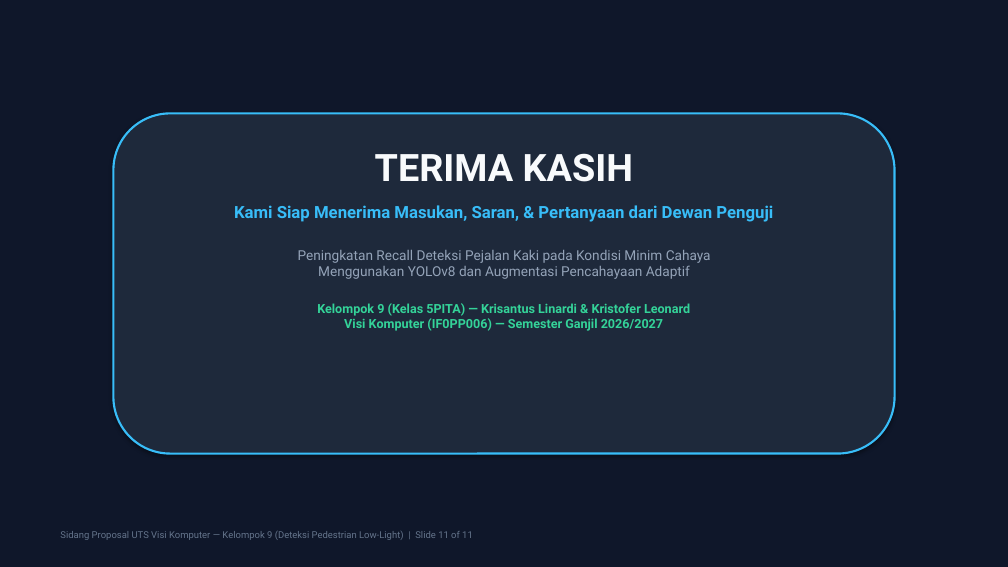
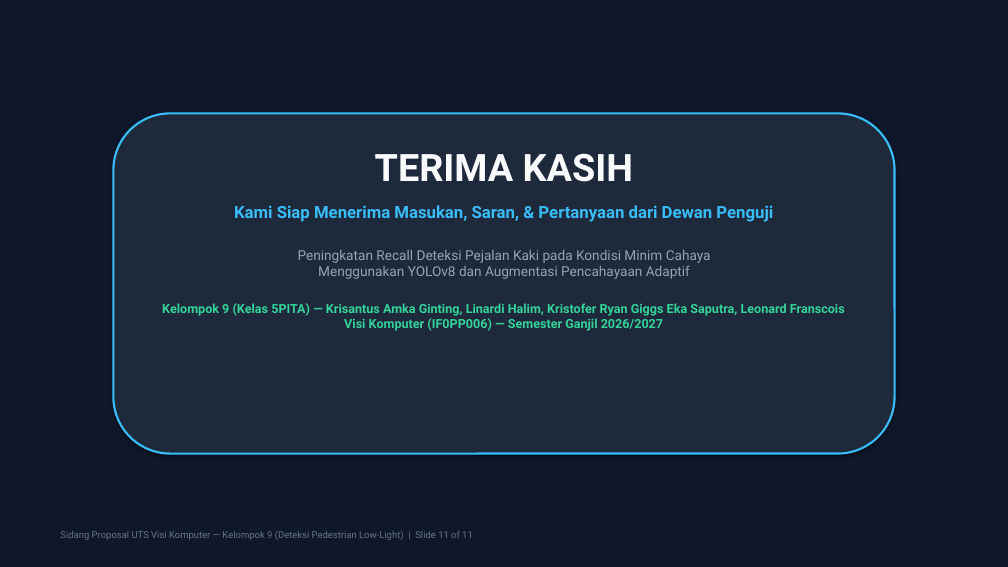
Before and after one commit to artstzyy780/comvis-project-kelompok-9, a slide deck: slide 11 of docs/proposal/K09_Sidang_Proposal_DeteksiPedestrianLowLight.pptx. Drawn at 1008x567 pixels with LibreOffice and Linux fonts; fonts in the diff are those of the drawing. Boxes give left, top, right and bottom in pixels: in the first picture for what was removed or moved away, otherwise in the second. Text is boxed around its words. In the diff, an @@ line names an element or a change of style, - is before the commit and + after.

Commit message:
perubahan amka

```diff
--- a/docs/proposal/K09_Sidang_Proposal_DeteksiPedestrianLowLight.pptx
+++ b/docs/proposal/K09_Sidang_Proposal_DeteksiPedestrianLowLight.pptx
@@ text at bbox=[162, 303, 845, 331]: text changed @@
-Kelompok 9 (Kelas 5PITA) — Krisantus Linardi & Kristofer Leonard
-Visi Komputer (IF0PP006) — Semester Ganjil 2026/2027
+Kelompok 9 (Kelas 5PITA) — Krisantus Amka Ginting, Linardi Halim, Kristofer Ryan Giggs Eka Saputra, Leonard Franscois
+Visi Komputer (IF0PP006) — Semester Ganjil 2026/2027
```
Also in this commit, not shown: 2 other slides changed, 50 other files.
